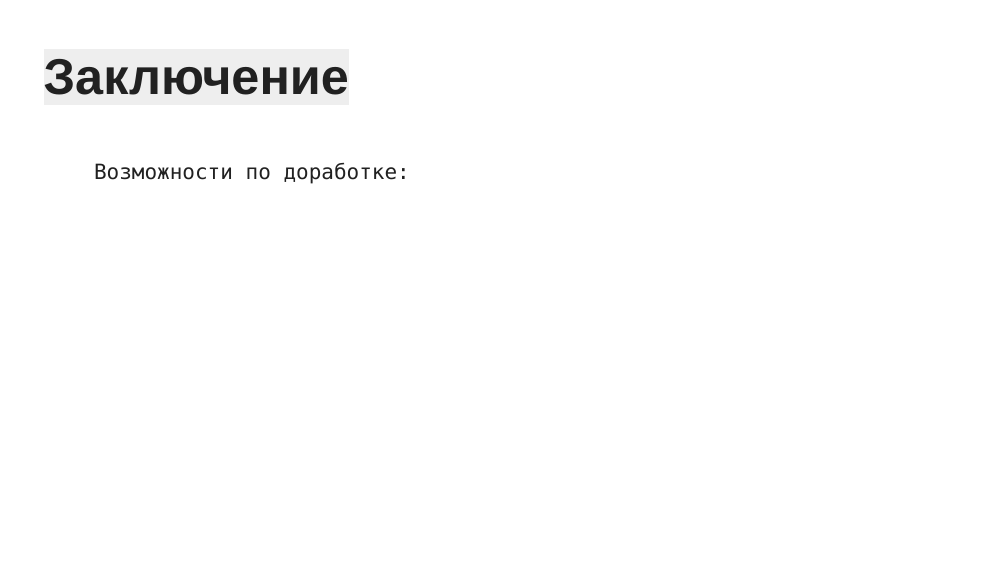
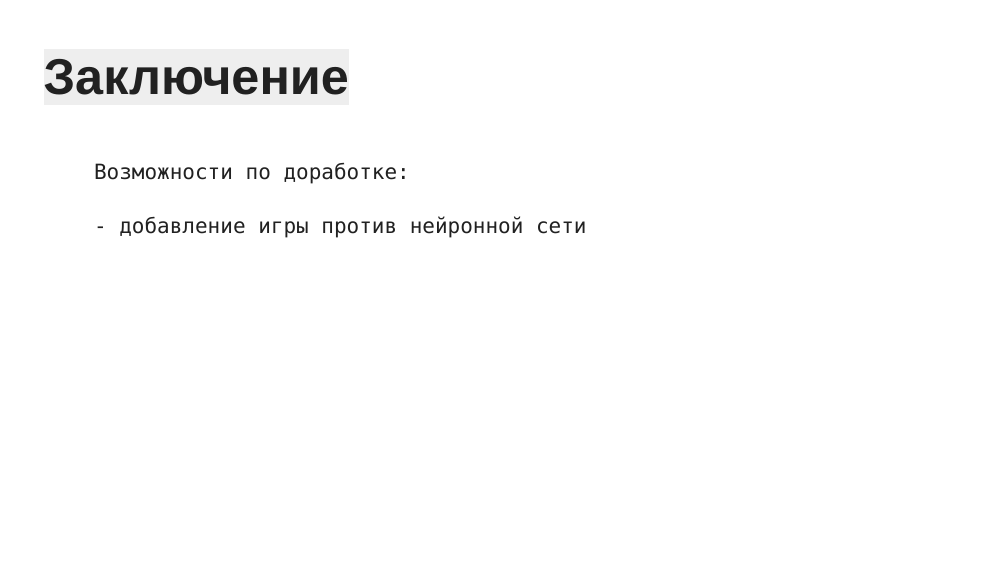
Before and after one commit to SMPakhomov/pygame_project_chess, a slide deck: slide 7 of pygame_chess_presentation.pptx (slide 6 before the commit). Drawn at 1008x567 pixels with LibreOffice and Linux fonts; fonts in the diff are those of the drawing. Boxes give left, top, right and bottom in pixels: in the first picture for what was removed or moved away, otherwise in the second. Text is boxed around its words. In the diff, an @@ line names an element or a change of style, - is before the commit and + after.

```diff
--- a/pygame_chess_presentation.pptx
+++ b/pygame_chess_presentation.pptx
@@ text at [119,216,587,238]: paragraph added @@
+- добавление игры против нейронной сети
```
Also in this commit, not shown: 3 other slides changed, 1 slide added, 1 other file.
